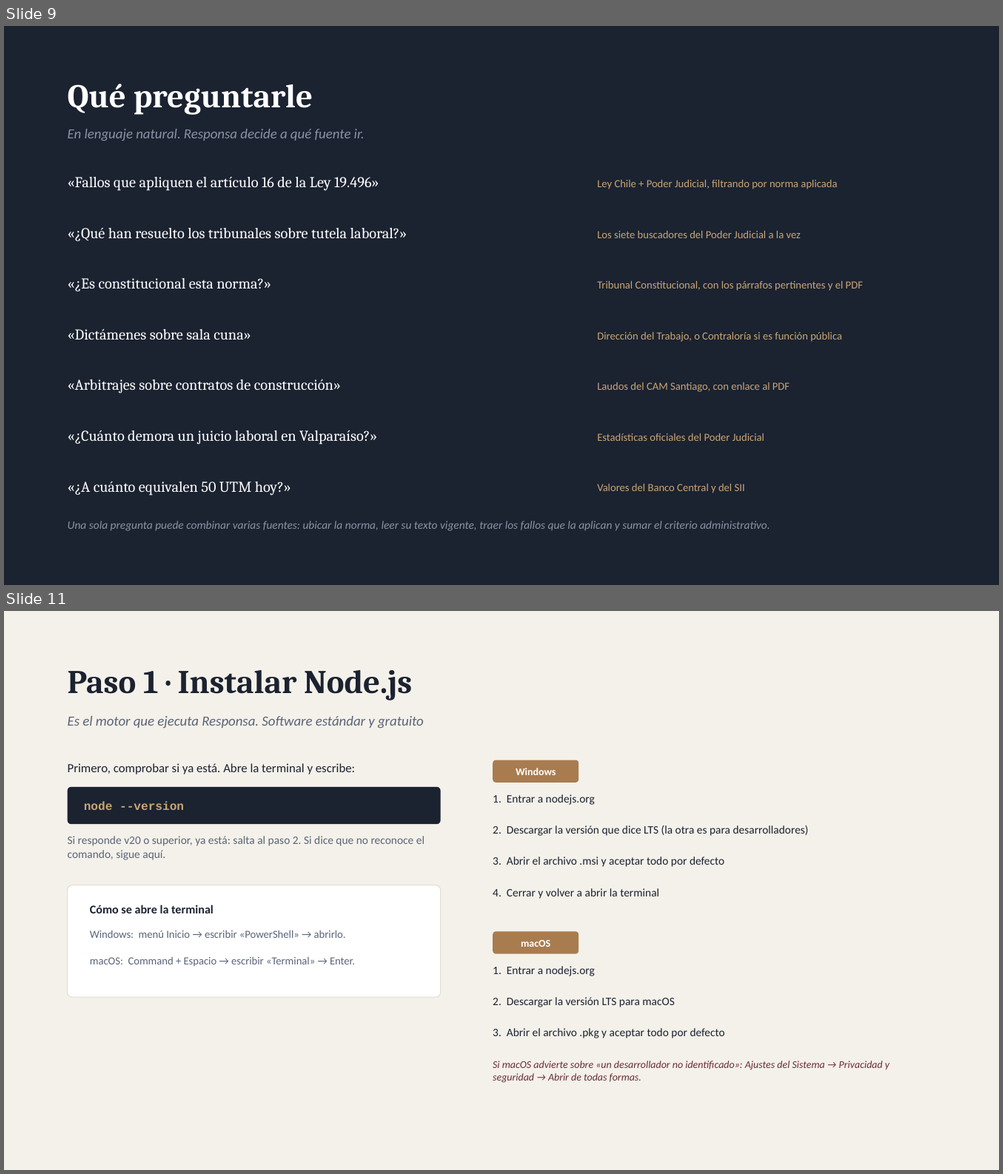
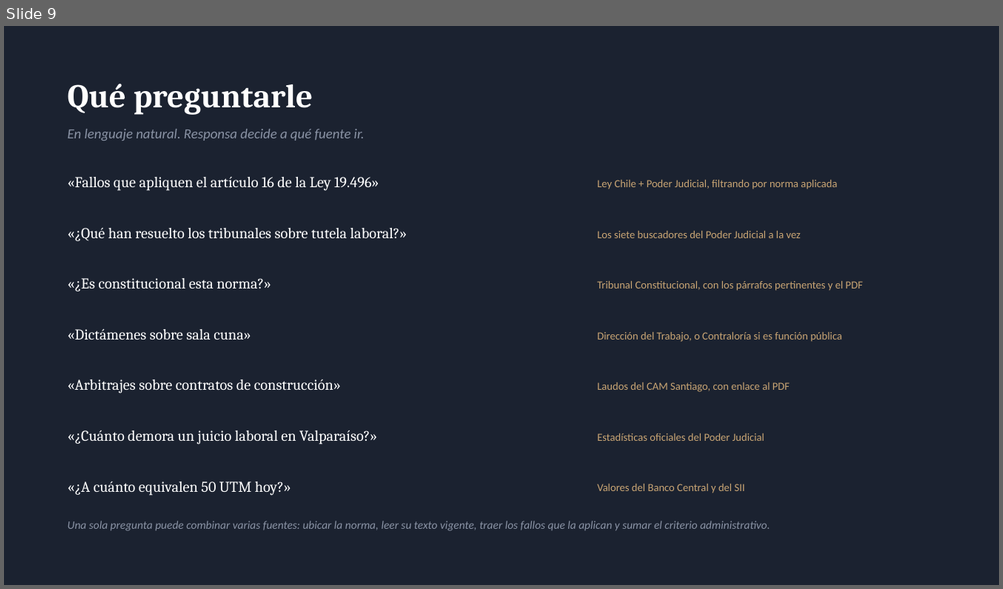
Before and after one commit to djlarrix/Responsa, a slide deck: docs/Responsa.pptx. Shown one above the other, each under a label of ours: slides 9 and 11 before the commit, slide 9 after it; the slides between them are not shown. The pictures are 1003x1174 and 1003x589 pixels, drawn with LibreOffice and Linux fonts; fonts in the diff are those of the drawing. Boxes give left, top, right and bottom in pixels: in the first picture for what was removed or moved away, otherwise in the second. Text is boxed around its words. In the diff, an @@ line names an element or a change of style, - is before the commit and + after.

Commit message:
Instalacion de un comando
Anade instalar.ps1 e instalar.sh: una sola linea que instala Node.js si
falta, descarga el repositorio, ejecuta el instalador y verifica las
fuentes. Se puede repetir; si ya esta instalado, actualiza.

La instalacion pasa de cinco pasos a dos: pegar el comando y reiniciar
Claude. PDF, README y manual actualizados en consecuencia.

```diff
--- a/docs/Responsa.pptx
+++ b/docs/Responsa.pptx
@@ slide 11 removed at (x1=4, y1=611, x2=999, y2=1170), background #F4F1EA @@
@@ text removed at (x1=68, y1=670, x2=412, y2=701) @@
-Paso 1 · Instalar Node.js
@@ text removed at (x1=68, y1=716, x2=424, y2=728) @@
-Es el motor que ejecuta Responsa. Software estándar y gratuito
@@ text removed at (x1=68, y1=763, x2=355, y2=775) @@
-Primero, comprobar si ya está. Abre la terminal y escribe:
@@ rounded rectangle removed at (x1=492, y1=760, x2=578, y2=783) @@
@@ rounded rectangle removed at (x1=68, y1=787, x2=441, y2=824) @@
@@ text removed at (x1=515, y1=768, x2=555, y2=775) @@
-Windows
@@ text removed at (x1=84, y1=801, x2=184, y2=810) @@
-node --version
@@ text removed at (x1=492, y1=795, x2=595, y2=805) @@
-1. Entrar a nodejs.org
@@ text removed at (x1=492, y1=826, x2=808, y2=836) @@
-2. Descargar la versión que dice LTS (la otra es para desarrolladores)
@@ text removed at (x1=68, y1=836, x2=424, y2=860) @@
-Si responde v20 o superior, ya está: salta al paso 2. Si dice que no reconoce el comando, sigue aquí.
@@ text removed at (x1=492, y1=857, x2=724, y2=867) @@
-3. Abrir el archivo .msi y aceptar todo por defecto
@@ rounded rectangle removed at (x1=68, y1=886, x2=441, y2=997) @@
@@ text removed at (x1=492, y1=889, x2=659, y2=899) @@
-4. Cerrar y volver a abrir la terminal
@@ text removed at (x1=90, y1=905, x2=213, y2=914) @@
-Cómo se abre la terminal
@@ text removed at (x1=90, y1=931, x2=346, y2=938) @@
-Windows: menú Inicio → escribir «PowerShell» → abrirlo.
@@ rounded rectangle removed at (x1=492, y1=932, x2=578, y2=954) @@
@@ text removed at (x1=521, y1=940, x2=550, y2=947) @@
-macOS
@@ text removed at (x1=90, y1=957, x2=355, y2=967) @@
-macOS: Command + Espacio → escribir «Terminal» → Enter.
@@ text removed at (x1=492, y1=966, x2=595, y2=977) @@
-1. Entrar a nodejs.org
@@ text removed at (x1=492, y1=997, x2=674, y2=1008) @@
-2. Descargar la versión LTS para macOS
@@ text removed at (x1=492, y1=1028, x2=725, y2=1039) @@
-3. Abrir el archivo .pkg y aceptar todo por defecto
@@ text removed at (x1=492, y1=1061, x2=889, y2=1083) @@
-Si macOS advierte sobre «un desarrollador no identificado»: Ajustes del Sistema → Privacidad y seguridad → Abrir de todas formas.
```
Also in this commit, not shown: 4 slides changed, 1 slide added, 2 other slides removed, 6 other files.
